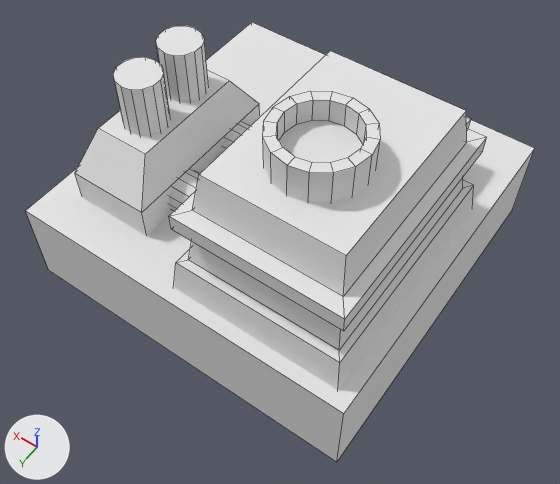
Two versions of the Blender file blender/items/structures/Factory.blend, one commit apart.
Rendered twice from a camera (50 mm lens) standing at (-8.18, 11.82, 15.72) and looking at (-0.87, 1.6, -0.35). Arrows for +X, +Y and +Z are at lower left; the lights stay in place. Mesh edges are drawn as thin lines.

In view in the first picture: 'Connection Tube.001', 'Generator', 'Ground', 'Main', 'Pump', 'Pump.001', 'Roof Wheel'.
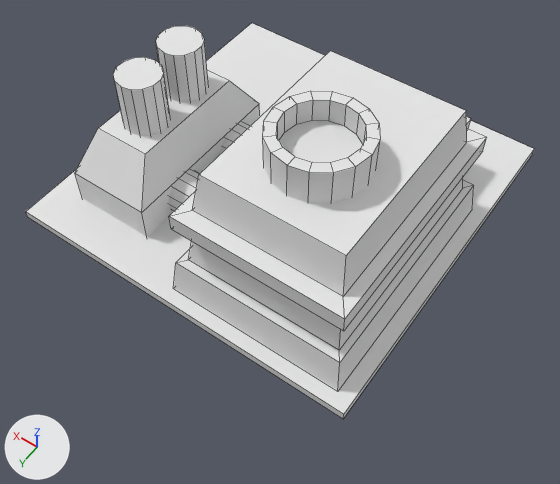
The change, as a diff of the scene's bpy script:
```diff
--- a/blender/items/structures/Factory.blend.py
+++ b/blender/items/structures/Factory.blend.py
@@ ob_ground @@
 ob_ground = bpy.data.objects.new('Ground', me_cube_001)
-ob_ground.location = (0.0, -0.03, -1.22)
-ob_ground.scale = (1.99, 1.99, 0.533)
+ob_ground.location = (0.0, -0.03, -0.03)
+ob_ground.scale = (1.99, 1.99, 0.0462)
```

Where the change shows, as pixel boxes (x1, y1, x2, y2) in the pictures (560 x 484 px):
'Ground', moved, rescaled (10% shorter)
    before: (26, 22, 535, 462)
    after: (26, 23, 534, 419)
